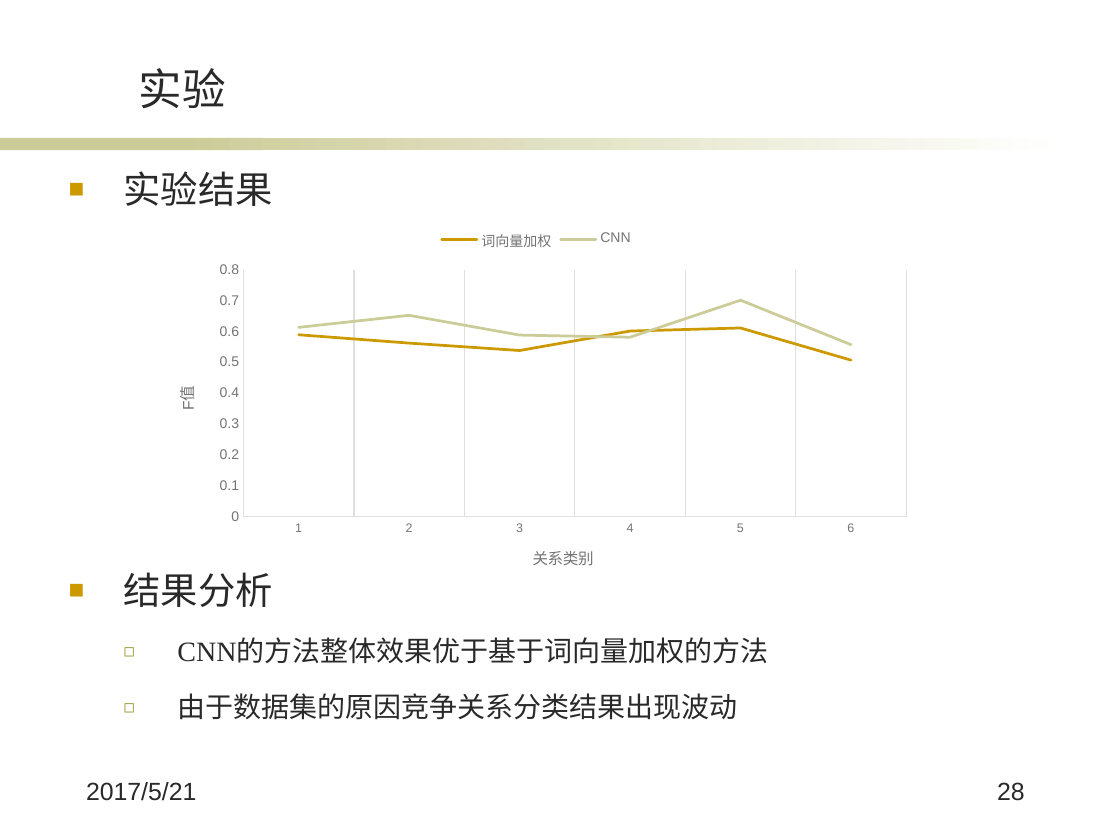
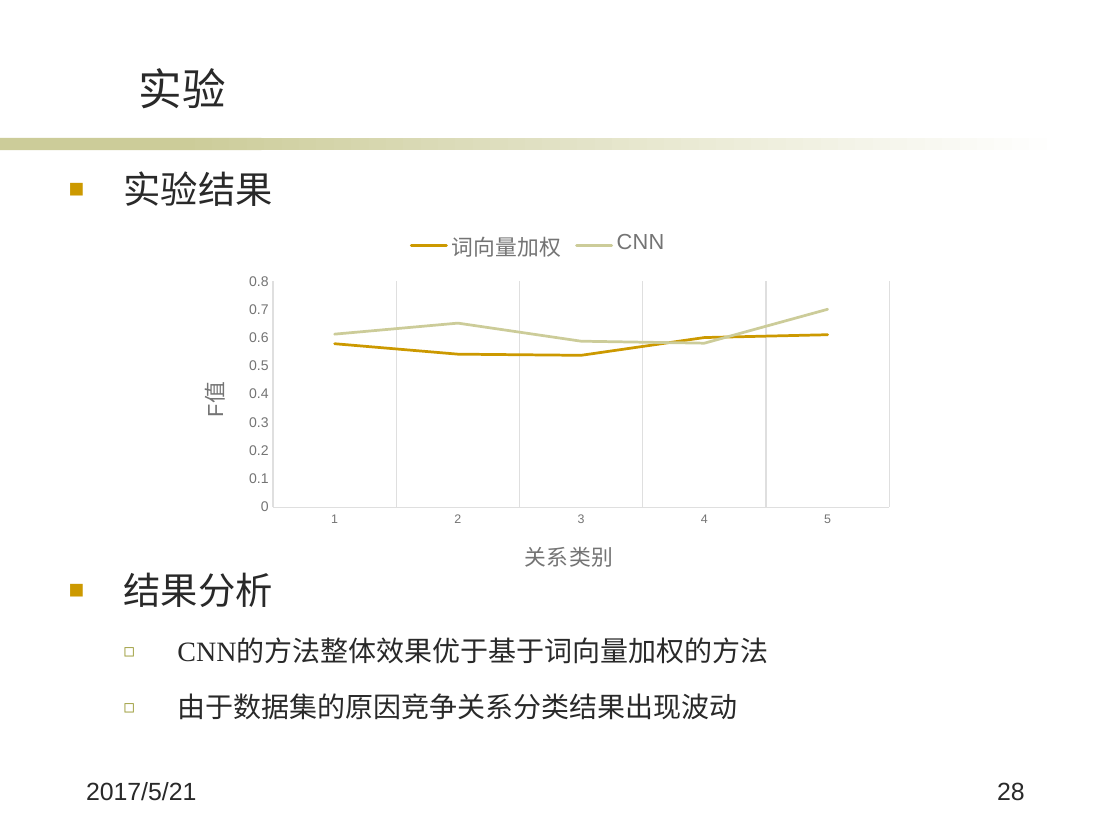
Before and after one commit to wqpod2g/paper, a slide deck: slide 28 of 毕业答辩ppt.pptx. Drawn at 1120x840 pixels with LibreOffice and Linux fonts; fonts in the diff are those of the drawing; background and template pictures are left out. Boxes give left, top, right and bottom in pixels: in the first picture for what was removed or moved away, otherwise in the second. Text is boxed around its words. In the diff, an @@ line names an element or a change of style, - is before the commit and + after.

Commit message:
ppt 7.0

```diff
--- a/毕业答辩ppt.pptx
+++ b/毕业答辩ppt.pptx
@@ line chart at [172,217,905,597] @@
-categories: 1, 2, 3, 4, 5, 6
+categories: 1, 2, 3, 4, 5
-词向量加权: 0.59, 0.56, 0.54, 0.6, 0.61, 0.51
+词向量加权: 0.58, 0.54, 0.54, 0.6, 0.61
-CNN: 0.61, 0.65, 0.59, 0.58, 0.7, 0.56
+CNN: 0.61, 0.65, 0.59, 0.58, 0.7
@@ legend changed @@
@@ line chart: place and size @@
-line chart at [151,217,922,592]
+line chart at [172,217,905,597]
```
Also in this commit, not shown: 6 other slides changed.
